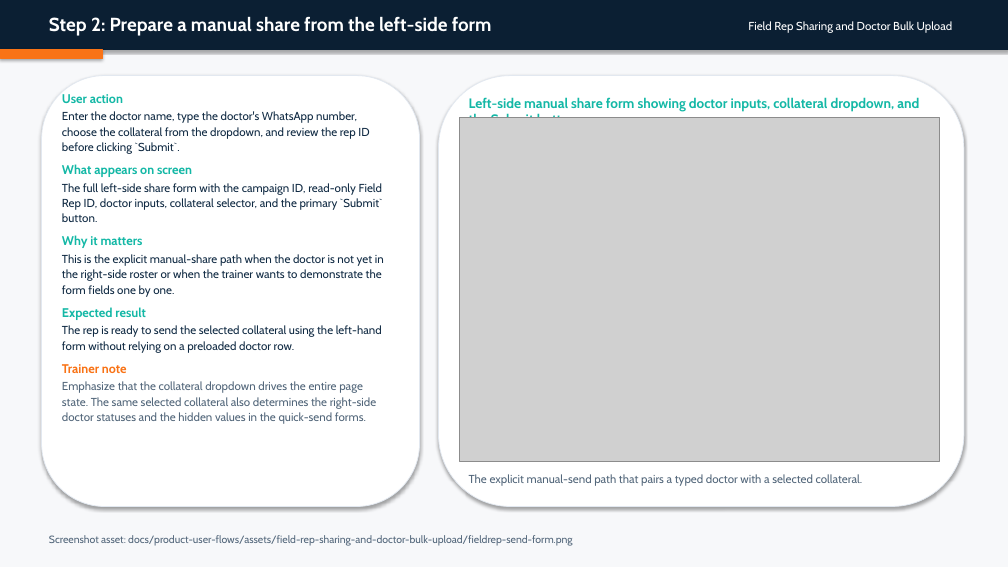
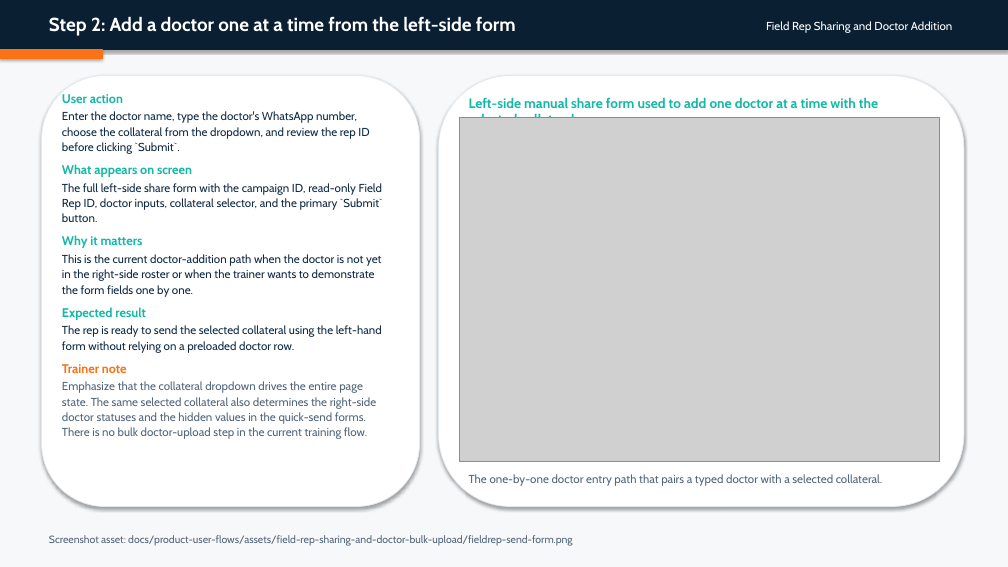
Before and after one commit to admin-masters/inclinic-education-system, a slide deck: slide 4 of output/doc/user-flow-decks/07-field-rep-sharing-and-doctor-bulk-upload.pptx. Drawn at 1008x567 pixels with LibreOffice and Linux fonts; fonts in the diff are those of the drawing; grey boxes stand for pictures. Boxes give left, top, right and bottom in pixels: in the first picture for what was removed or moved away, otherwise in the second. Text is boxed around its words. In the diff, an @@ line names an element or a change of style, - is before the commit and + after.

Commit message:
simplify field rep login and doctor addition docs

```diff
--- a/output/doc/user-flow-decks/07-field-rep-sharing-and-doctor-bulk-upload.pptx
+++ b/output/doc/user-flow-decks/07-field-rep-sharing-and-doctor-bulk-upload.pptx
@@ text at [49, 16, 516, 36]: text changed @@
-Step 2: Prepare a manual share from the left-side form
+Step 2: Add a doctor one at a time from the left-side form
@@ text at [766, 21, 952, 33]: text changed @@
-Field Rep Sharing and Doctor Bulk Upload
+Field Rep Sharing and Doctor Addition
@@ text at [469, 97, 878, 118]: text changed @@
-Left-side manual share form showing doctor inputs, collateral dropdown, and the Submit button.
+Left-side manual share form used to add one doctor at a time with the selected collateral.
@@ text at [62, 254, 382, 297]: text changed @@
-This is the explicit manual-share path when the doctor is not yet in the right-side roster or when the trainer wants to demonstrate the form fields one by one.
+This is the current doctor-addition path when the doctor is not yet in the right-side roster or when the trainer wants to demonstrate the form fields one by one.
@@ text at [62, 381, 376, 439]: text changed @@
-Emphasize that the collateral dropdown drives the entire page state. The same selected collateral also determines the right-side doctor statuses and the hidden values in the quick-send forms.
+Emphasize that the collateral dropdown drives the entire page state. The same selected collateral also determines the right-side doctor statuses and the hidden values in the quick-send forms. There is no bulk doctor-upload step in the current training flow.
@@ text at [469, 474, 882, 486]: text changed @@
-The explicit manual-send path that pairs a typed doctor with a selected collateral.
+The one-by-one doctor entry path that pairs a typed doctor with a selected collateral.
```
Also in this commit, not shown: 9 other slides changed, 1 slide removed, 23 other files.
